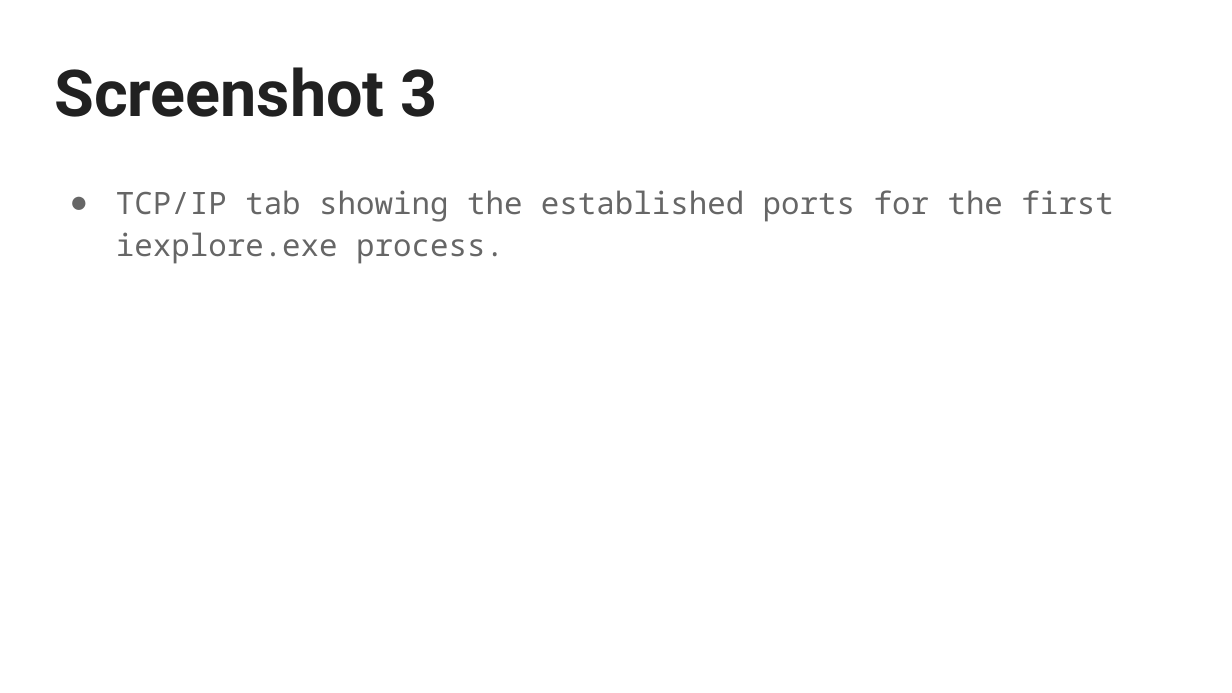
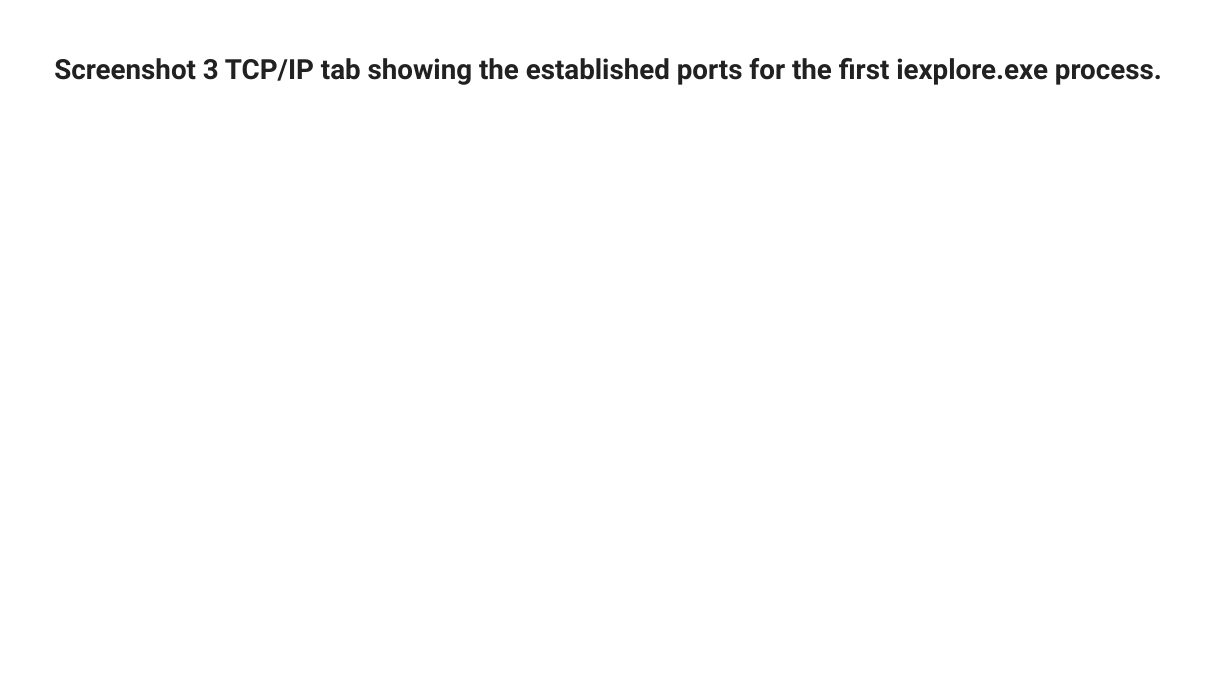
Before and after one commit to WikiSteve/networking-labs, a slide deck: slide 4 of labs/070-lab-process-explorer/assets/Process Explorer SUBMISSION TEMPLATE.pptx. Drawn at 1232x693 pixels with LibreOffice and Linux fonts; fonts in the diff are those of the drawing. Boxes give left, top, right and bottom in pixels: in the first picture for what was removed or moved away, otherwise in the second. Text is boxed around its words. In the diff, an @@ line names an element or a change of style, - is before the commit and + after.

```diff
--- a/labs/070-lab-process-explorer/assets/Process Explorer SUBMISSION TEMPLATE.pptx
+++ b/labs/070-lab-process-explorer/assets/Process Explorer SUBMISSION TEMPLATE.pptx
@@ title at (54, 58, 1162, 85): text changed; size 37.8 to 16.2 pt @@
-Screenshot 3
+Screenshot 3 TCP/IP tab showing the established ports for the first iexplore.exe process.
@@ text removed at (116, 190, 1113, 264) @@
-● TCP/IP tab showing the established ports for the first iexplore.exe process.
```
Also in this commit, not shown: 8 other slides changed, 6 other files.
